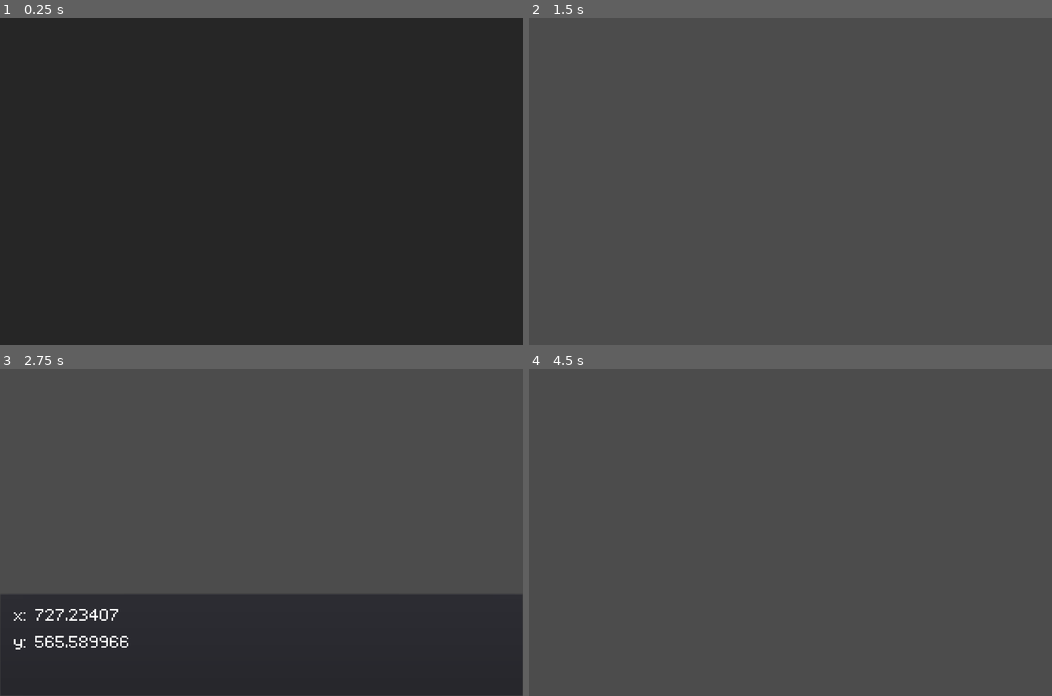
Above: before the commit, frames 1-4 (two rows, left to right).
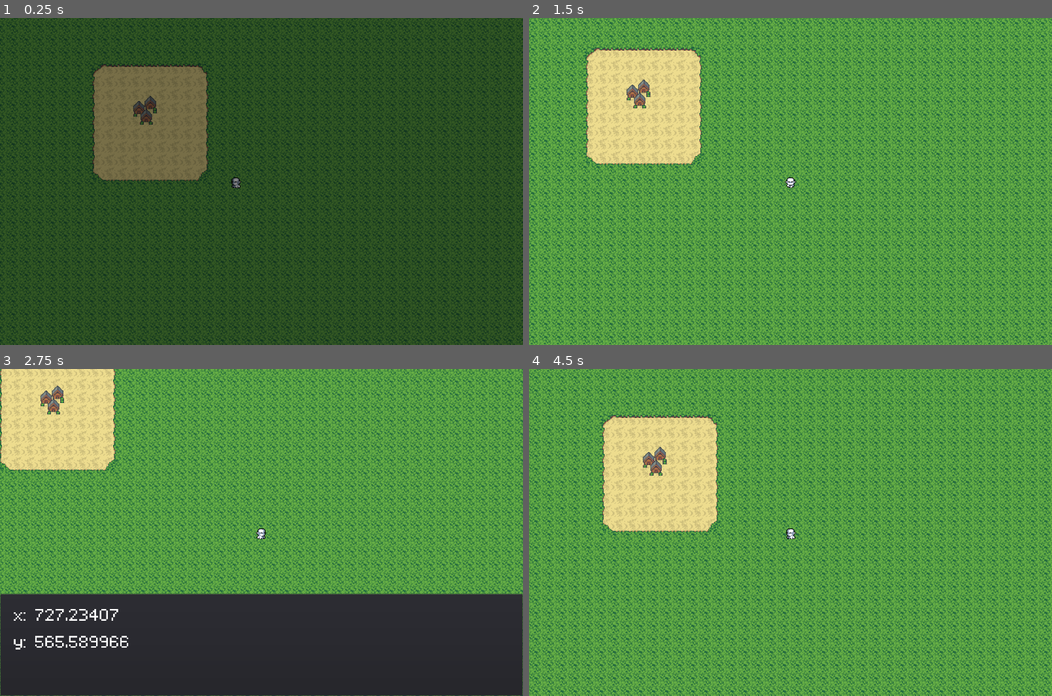
Above: after the commit, the same moments.

Repository: majormunky/MiniRPG
Game: Godot game, scene res://scenes/Game.tscn
Two runs of this game, one before a commit and one after it. Both use one fixed random seed, a clock stepped at 60 frames per second and the inputs below. This scene is started directly instead of the project's main scene.
Inputs:
- Up to frame 1 (0.25 s): no input
- Up to frame 2 (1.5 s): hold D (walk_right) 0.53-1.28 s; hold F (inspect) 0.53-1.28 s; hold S (walk_down) from 1.28 s (still down); tap F (inspect) at 1.35 s
- Up to frame 3 (2.75 s): release S (walk_down) at 2.03 s; hold D (walk_right) from 2.03 s (still down); hold F (inspect) from 2.03 s (still down)
- Up to frame 4 (4.5 s): release D (walk_right) at 2.78 s; release F (inspect) at 2.78 s; hold W (walk_up) 2.78-3.53 s; tap F (inspect) at 2.85, 4.35 s; hold F (inspect) 3.53-4.28 s; hold A (walk_left) from 3.53 s (still down)

The runs differ from the first frame. In frame 1, 92% of the frame differs, in the area x 0-100%, y 0-100%; in frame 2, 100%; in frame 3, 69%; in frame 4, 100%.
Error before the commit: Invalid get index 'test' (on base: 'Dictionary'). (res://scenes/WorldManager.gd:82)
Error after the commit: Invalid set index 'x' (on base: 'Vector2') with value of type 'Nil'. (res://scenes/Game.gd:35)

Commit message:
Setup each character type to use different character tiles

Diff:
--- a/scenes/CreatePlayer.gd
+++ b/scenes/CreatePlayer.gd
@@ -40,7 +40,12 @@
 		# save the data to the file and close it
 		var save_data = {
 			"name": user_name,
-			"type": char_type
+			"type": char_type,
+			"current_location": {
+				"map": "World",
+				"x": 350,
+				"y": 350
+			}
 		}
 		save_game.store_line(to_json(save_data))
 		save_game.close()
@@ -66,6 +71,9 @@
 		# set our global player data with what the user has selected
 		PlayerData.player_name = user_name
 		PlayerData.char_type = char_type
+		PlayerData.current_map = "World"
+		PlayerData.load_x = 350
+		PlayerData.load_y = 350
 
 		# change to the game scene
 		get_tree().change_scene("res://scenes/Game.tscn")
--- a/scenes/Player.gd
+++ b/scenes/Player.gd
@@ -6,9 +6,20 @@
 onready var animation_tree = $AnimationTree
 onready var animation_state = animation_tree.get("parameters/playback")
 onready var camera = $Camera2D
+onready var sprite = $Sprite
 
 
 func _ready():
+	print("Character Type ", PlayerData.char_type)
+	if PlayerData.char_type == "Warrior":
+		sprite.region_rect.position.x = 48 * 4
+		sprite.region_rect.position.y = 48 * 4
+	elif PlayerData.char_type == "Mage":
+		sprite.region_rect.position.x = 0
+		sprite.region_rect.position.y = 48 * 5
+	elif PlayerData.char_type == "Thief":
+		sprite.region_rect.position.x = 48 * 2
+		sprite.region_rect.position.y = 48 * 6
 	update_map_limits()
 
 
--- a/scenes/Player.tscn
+++ b/scenes/Player.tscn
@@ -257,7 +257,7 @@
 hframes = 3
 vframes = 3
 region_enabled = true
-region_rect = Rect2( 0, 0, 48, 50 )
+region_rect = Rect2( 144, 0, 48, 48 )
 
 [node name="AnimationPlayer" type="AnimationPlayer" parent="."]
 anims/IdleDown = SubResource( 2 )
--- a/scenes/WorldManager.gd
+++ b/scenes/WorldManager.gd
@@ -93,9 +93,8 @@
 
 	print("Calculating map size")
 	var map_size = calculate_bounds(new_map.get_node("TileMap"))
-	print(map_size)
 	MapData.map_height = map_size.size.y
 	MapData.map_width = map_size.size.x
 
 	new_map.connect("location_change", self, "on_location_change")
-	new_map.connect("set_player_position", self, "on_set_player_position")
+	# new_map.connect("set_player_position", self, "on_set_player_position")
--- a/scripts/PlayerData.gd
+++ b/scripts/PlayerData.gd
@@ -2,6 +2,6 @@
 
 var player_name = "test"
 var char_type = "test"
-var current_map = "test"
+var current_map = "World"
 var load_x = null
 var load_y = null
